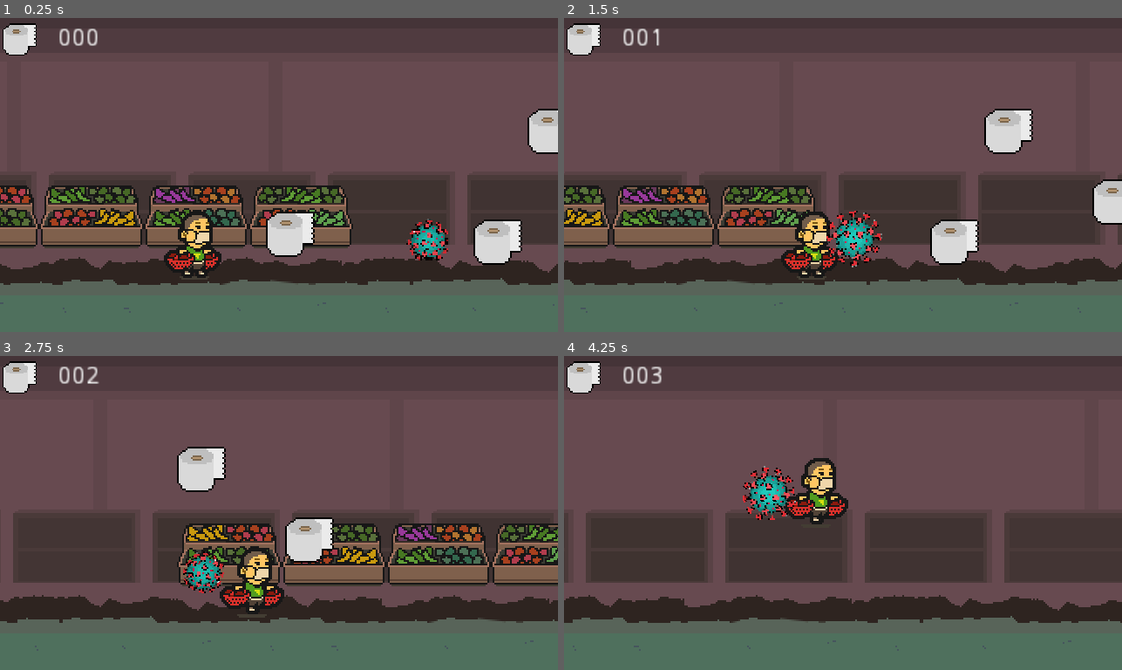
Above: before the commit, frames 1-4 (two rows, left to right).
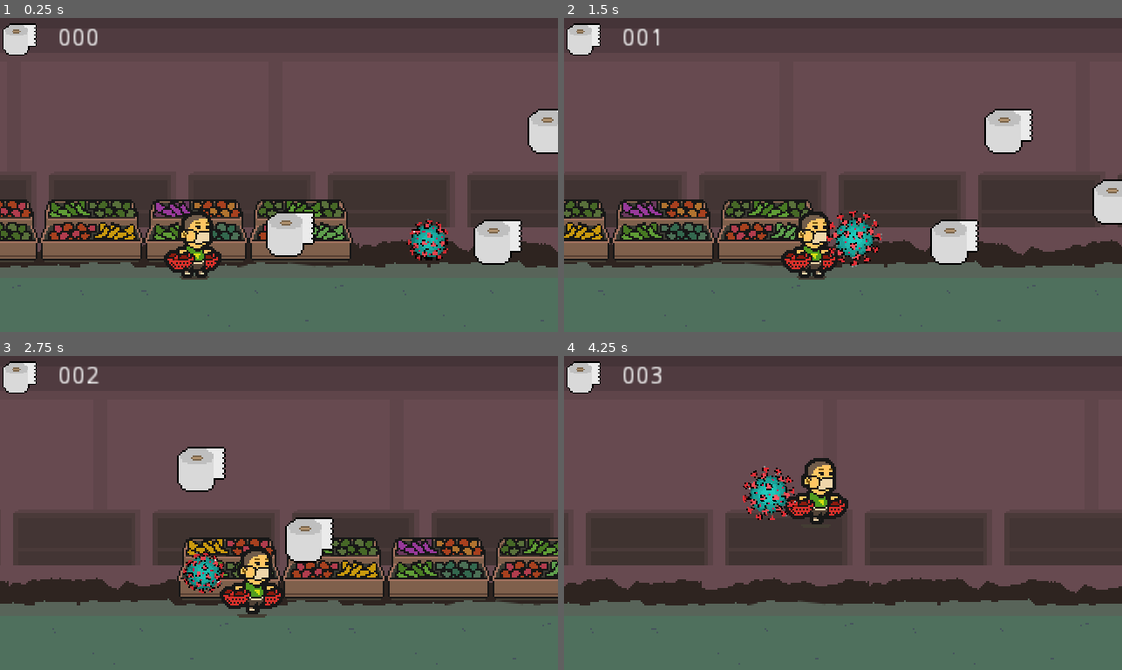
Above: after the commit, the same moments.

Repository: progsource/ssj2020_1
Game: Godot game, scene res://scenes/Game.tscn
Two runs of this game, one before a commit and one after it. Both use one fixed random seed, a clock stepped at 60 frames per second and the inputs below.
Inputs:
- Up to frame 1 (0.25 s): no input
- Up to frame 2 (1.5 s): hold Right (ui_right) from 0.53 s (still down); tap Space (ui_select) at 0.77 s
- Up to frame 3 (2.75 s): tap Space (ui_select) at 1.52 s; release Right (ui_right) at 2.03 s; hold Left (ui_left) from 2.03 s (still down)
- Up to frame 4 (4.25 s): release Left (ui_left) at 2.78 s; hold Right (ui_right) from 2.78 s (still down); tap Space (ui_select) at 3.02, 3.77 s

The runs differ from the first frame. In frame 1, 18% of the frame differs, in the area x 0-100%, y 53-99%; in frame 2, 17%; in frame 3, 19%; in frame 4, 15%.

Commit message:
some background pixel pushing

Diff:
--- a/code/packed/Background.tscn
+++ b/code/packed/Background.tscn
@@ -22,7 +22,7 @@
 motion_mirroring = Vector2( 320, 0 )
 
 [node name="ground" type="Sprite" parent="GroundParallaxLayer"]
-position = Vector2( -180, 220 )
+position = Vector2( -170, 210 )
 texture = ExtResource( 4 )
 centered = false
 region_enabled = true
--- a/code/scripts/Background.gd
+++ b/code/scripts/Background.gd
@@ -19,7 +19,7 @@
 const obstacle_definitions = {
 	ObstacleType.LIGHT : 96.0,
 	ObstacleType.SHELF : 160.0,
-	ObstacleType.VEGGIES : 152.0,
+	ObstacleType.VEGGIES : 160.0,
 }
 
 
